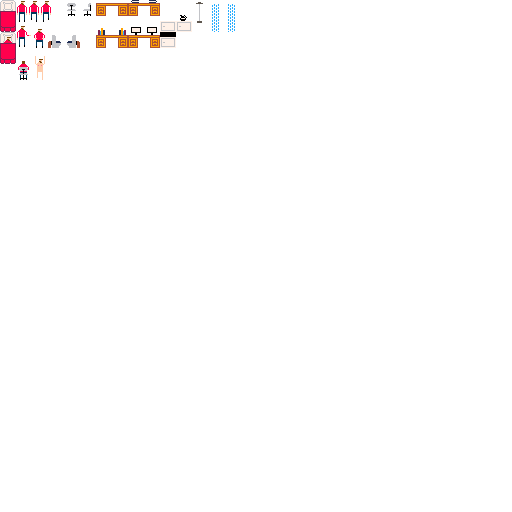
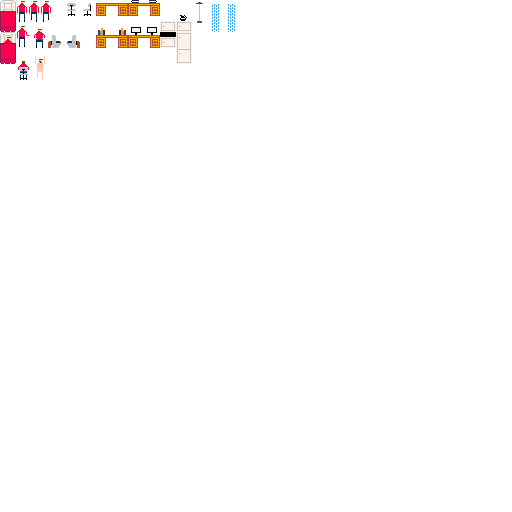
Before/after of a (512, 512) layered artwork. What changed in the layer stack:
painted on "Background" over bbox(176, 32, 192, 64)
